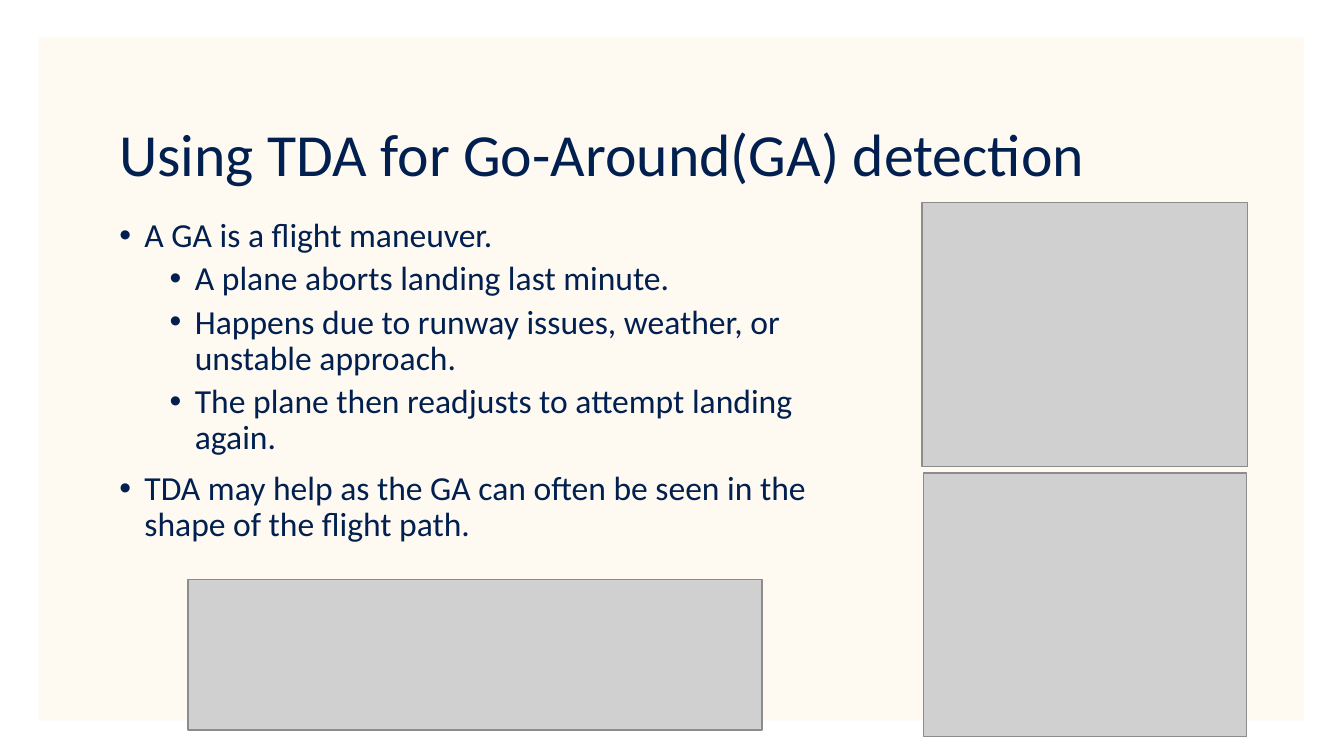
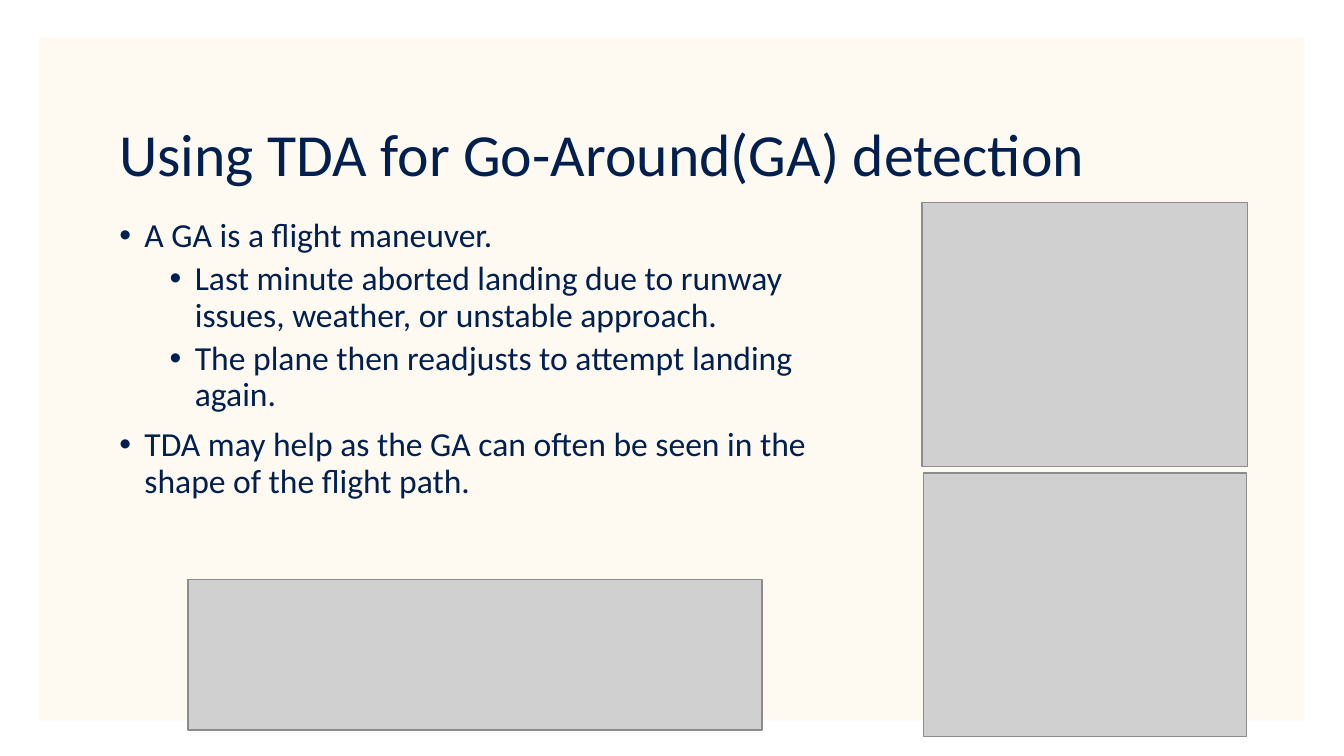
Before and after one commit to tobbensol/masters-thesis, a slide deck: slide 3 of various other files/Results.pptx. Drawn at 1344x756 pixels with LibreOffice and Linux fonts; fonts in the diff are those of the drawing; grey boxes stand for pictures; background and template pictures are left out. Boxes give left, top, right and bottom in pixels: in the first picture for what was removed or moved away, otherwise in the second. Text is boxed around its words. In the diff, an @@ line names an element or a change of style, - is before the commit and + after.

Commit message:
updated the powerpoint wording and structure a bit

```diff
--- a/various other files/Results.pptx
+++ b/various other files/Results.pptx
@@ text at box(195, 266, 782, 333): text changed @@
-  • A plane aborts landing last minute.
-  • Happens due to runway issues, weather, or unstable approach.
+  • Last minute aborted landing due to runway issues, weather, or unstable approach.
```
Also in this commit, not shown: 2 other slides changed.
